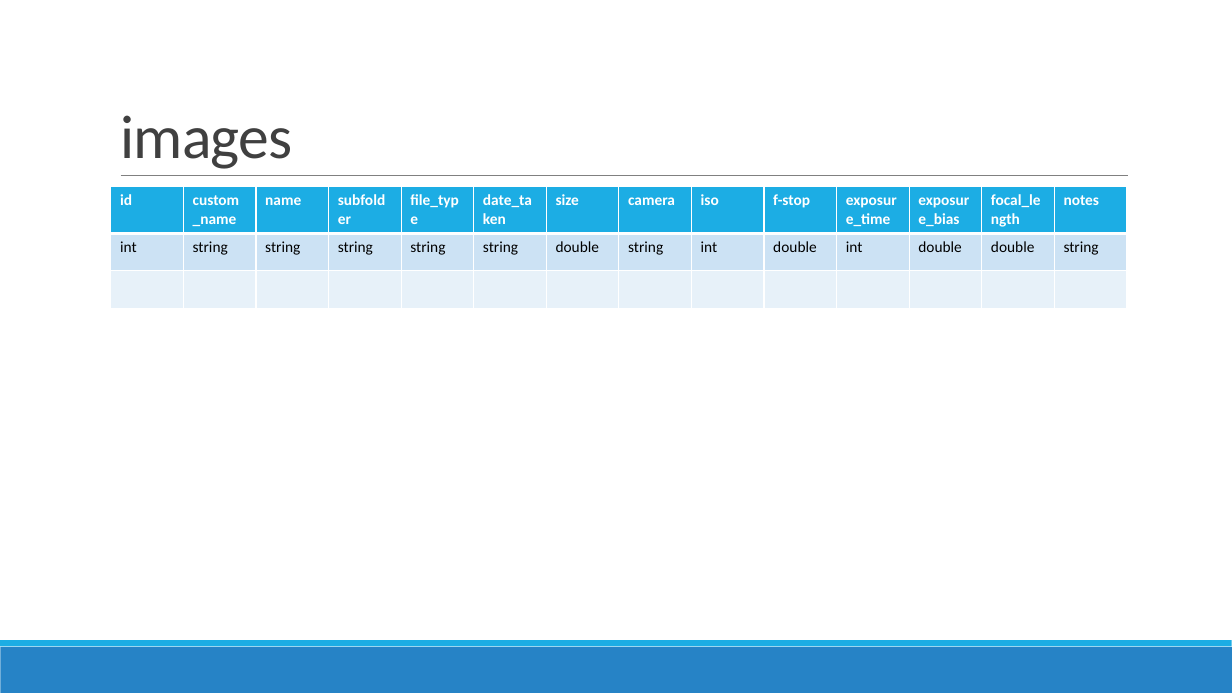
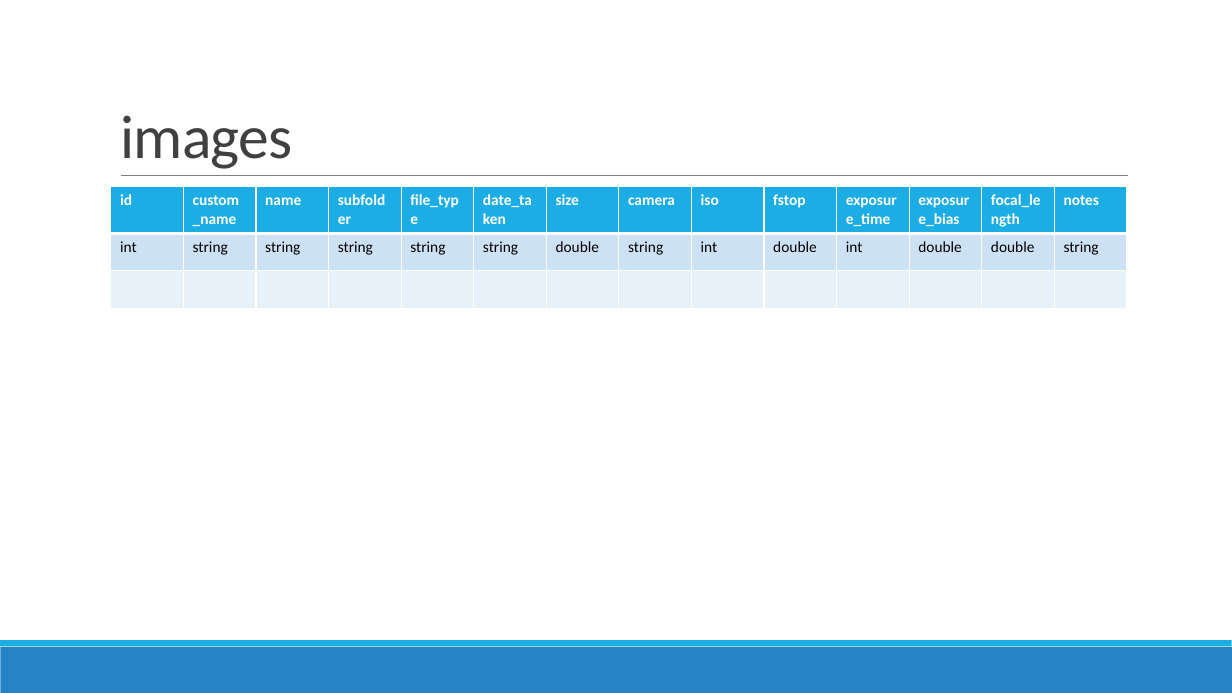
Before and after one commit to LuckyLuke-n/PicturePerfect, a slide deck: slide 3 of Documentation/sqlite.pptx. Drawn at 1232x693 pixels with LibreOffice and Linux fonts; fonts in the diff are those of the drawing. Boxes give left, top, right and bottom in pixels: in the first picture for what was removed or moved away, otherwise in the second. Text is boxed around its words. In the diff, an @@ line names an element or a change of style, - is before the commit and + after.

```diff
--- a/Documentation/sqlite.pptx
+++ b/Documentation/sqlite.pptx
@@ table at <box>111,187,1133,308</box> @@
-row 1, column 10: f-stop
+row 1, column 10: fstop
```
Also in this commit, not shown: 7 other files.
